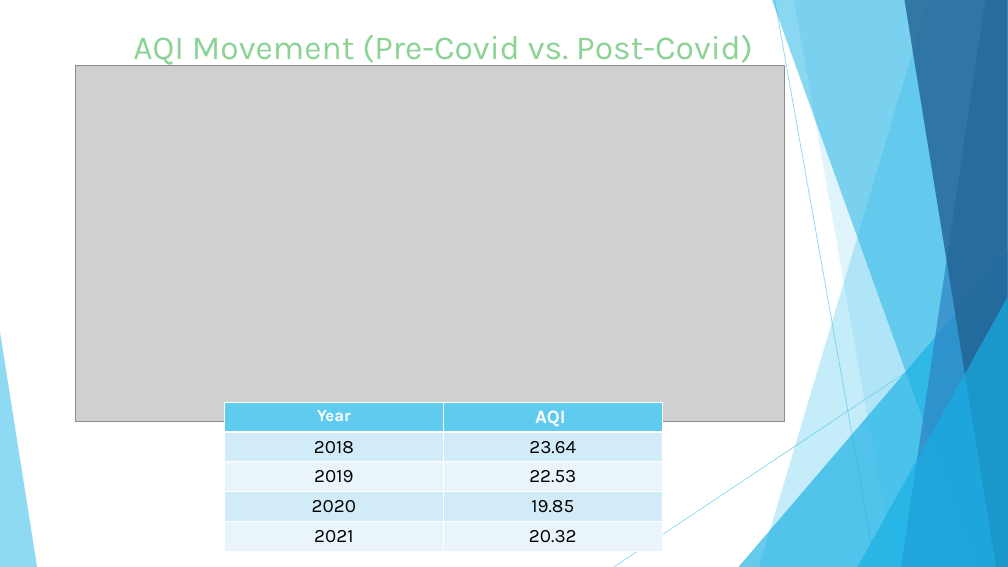
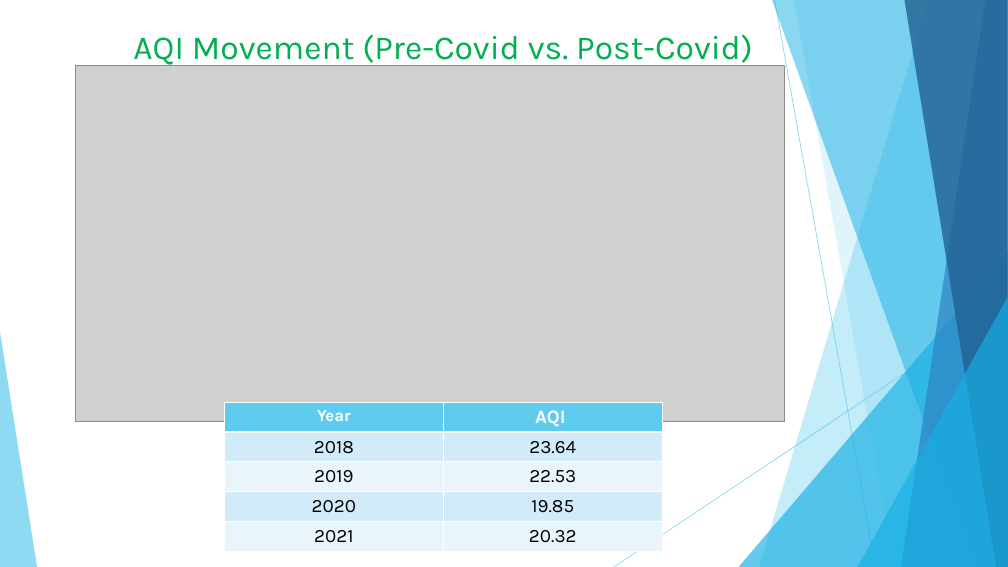
Before and after one commit to Kgyoung01/Project-10, a slide deck: slide 5 of Air Quality Index Analysis Presentation.pptx. Drawn at 1008x567 pixels with LibreOffice and Linux fonts; fonts in the diff are those of the drawing; grey boxes stand for pictures. Boxes give left, top, right and bottom in pixels: in the first picture for what was removed or moved away, otherwise in the second. Text is boxed around its words. In the diff, an @@ line names an element or a change of style, - is before the commit and + after.

```diff
--- a/Air Quality Index Analysis Presentation.pptx
+++ b/Air Quality Index Analysis Presentation.pptx
@@ text "AQI Movement (Pre-Covid vs. Post-Covid)" at (133,34,753,68): text colour #8AD394 to #00B050 @@
```
Also in this commit, not shown: 10 other slides changed.
